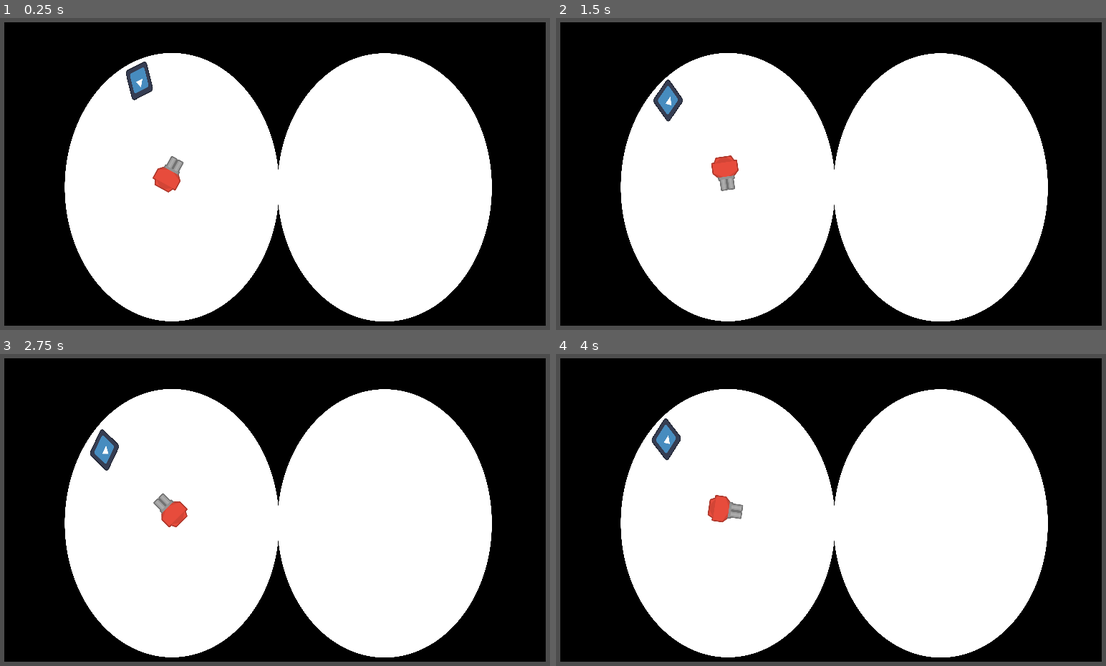
Above: before the commit, frames 1-4 (two rows, left to right).
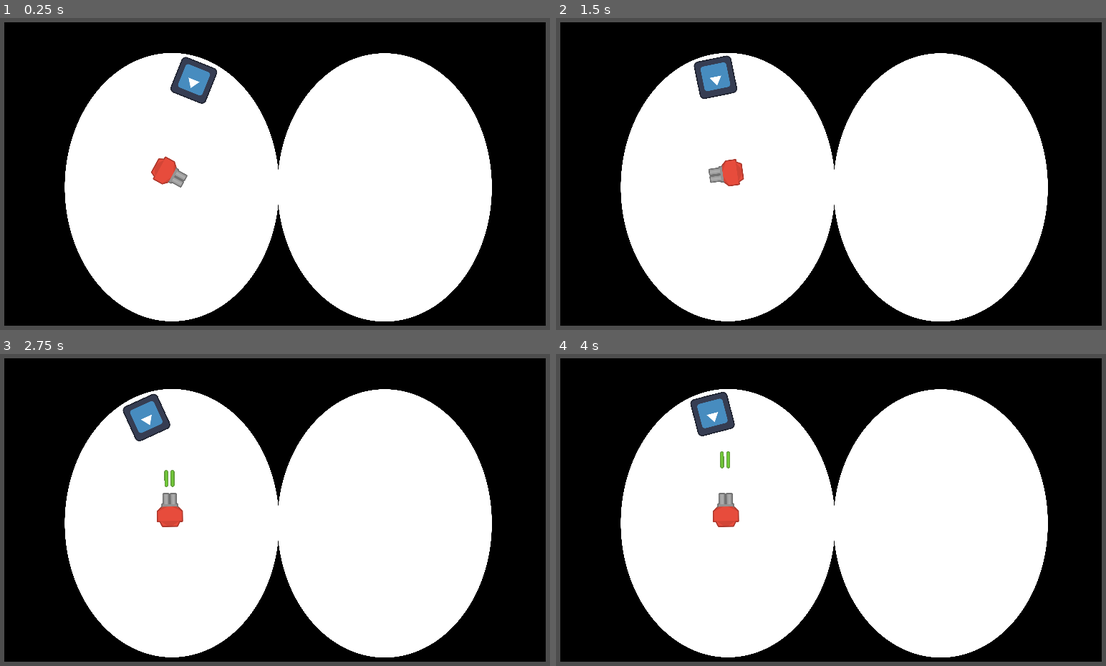
Above: after the commit, the same moments.

Repository: jynus/mermelada-jam-2023
Game: Godot game, scene res://Minijuego_esquivar/mundo.tscn
Same seed, same stepped clock (60 frames per second), same inputs: the game is played once before the commit and once after it. Before the commit the project has no main scene; this scene is started directly in both runs. The engine's default icon, where the game draws it, is replaced by a stand-in: a white triangle on a blue panel in a dark square.
Inputs (mouse positions are in pixels of both pictures, inside the frame that each line leads up to):
- Up to frame 1 (0.25 s): no input
- Up to frame 2 (1.5 s): move the mouse to (963, 161) at 0.52 s; press the mouse at (963, 161) at 0.53 s; move the mouse to (721, 195) at 1.27 s; release the mouse at (721, 195) at 1.28 s; click (721, 195) at 1.35 s
- Up to frame 3 (2.75 s): move the mouse to (335, 444) at 2.02 s; press the mouse at (335, 444) at 2.03 s
- Up to frame 4 (4 s): move the mouse to (809, 578) at 2.77 s; release the mouse at (809, 578) at 2.78 s; click (809, 578) at 2.85 s; move the mouse to (1007, 563) at 3.52 s; press the mouse at (1007, 563) at 3.53 s

The runs differ from the first frame. In frame 1, 1.6% of the frame differs, in the area x 22-40%, y 12-56%; in frame 2, 1.6%; in frame 3, 1.6%; in frame 4, 1.7%, in the area x 17-35%, y 12-56%.

Commit message:
Modificado minijuego de disparos para que dispare :-)
* Añadido proyectil
* Añadido bordes
* Lo lanza, puede impactar con jugador o con los bordes
* Se para cuando dispara
* Continúa moviéndose cuando el disparo impacta con el jugador o los bordes

Diff:
--- a/godot_project/Minijuego_esquivar/Player.tscn
+++ b/godot_project/Minijuego_esquivar/Player.tscn
@@ -5,9 +5,9 @@
 
 [sub_resource type="Curve2D" id="Curve2D_rnjl1"]
 _data = {
-"points": PackedVector2Array(178.909, -128.512, -178.909, 128.512, 390, 168, 0, 0, 0, 0, 218.443, 537.389, -185.507, -241.905, 185.507, 241.905, 353.78, 879.44, 0, 0, 0, 0, 696.406, 1066.01, -219.226, 204.107, 219.226, -204.107, 1037, 881, 192.83, 158.785, -192.83, -158.785, 1035, 168, 0, 0, 0, 0, 615.507, 88.248, 0, 0, 0, 0, 615.889, 87.6995, 0, 0, 0, 0, 390, 168)
+"points": PackedVector2Array(169.474, 0.437755, -169.474, -0.437755, 491, 159, -2, -167.47, 2, 167.47, 214, 539, -179.501, 0.708232, 179.501, -0.708232, 493, 911, 0.133209, 154.151, -0.133209, -154.151, 748, 533, 178.861, -0.0723114, -178.861, 0.0723114, 491, 159)
 }
-point_count = 9
+point_count = 5
 
 [sub_resource type="CircleShape2D" id="CircleShape2D_feqfi"]
 radius = 54.1651
@@ -17,15 +17,16 @@
 script = ExtResource("1_24iu2")
 
 [node name="Path2D" type="Path2D" parent="."]
-position = Vector2(8.48904, 4.67163)
-scale = Vector2(0.583727, 0.836132)
+position = Vector2(-577, -645)
 curve = SubResource("Curve2D_rnjl1")
 
 [node name="PathFollow2D" type="PathFollow2D" parent="Path2D"]
-position = Vector2(390, 168)
-rotation = 2.51868
+position = Vector2(491, 159)
+rotation = -3.13901
 
 [node name="Area2D" type="Area2D" parent="Path2D/PathFollow2D"]
+collision_layer = 2
+collision_mask = 4
 
 [node name="Sprite2D" type="Sprite2D" parent="Path2D/PathFollow2D/Area2D"]
 texture = ExtResource("2_cinll")
--- a/godot_project/Minijuego_esquivar/mundo.tscn
+++ b/godot_project/Minijuego_esquivar/mundo.tscn
@@ -12,7 +12,14 @@
 texture = ExtResource("1_xpwgc")
 
 [node name="Player" parent="." groups=["Player"] instance=ExtResource("2_vtcxk")]
-position = Vector2(191, 98)
+position = Vector2(685, 681)
 
 [node name="Torreta" parent="." instance=ExtResource("3_ftjh5")]
 position = Vector2(593, 522)
+
+[node name="BorderEye1" type="Area2D" parent="."]
+collision_mask = 0
+
+[node name="CollisionShape2D" type="CollisionPolygon2D" parent="BorderEye1"]
+position = Vector2(171, 84)
+polygon = PackedVector2Array(-131, -73, -131, 943, 1656, 948, 1343, 878, 1240, 923, 1061, 932, 548, 921, 272, 925, 99, 713, 65, 447, 140, 169, 331, 29, 546, 29, 760, 235, 762, 670, 703, 796, 570, 900, 979, 894, 801, 675, 799, 310, 917, 98, 1058, 21, 1289, 27, 1494, 258, 1500, 709, 1348, 870, 1683, 943, 1680, -68)
--- a/godot_project/Minijuego_esquivar/torreta.gd
+++ b/godot_project/Minijuego_esquivar/torreta.gd
@@ -1,12 +1,28 @@
 extends Node2D
 
 @export var eye_rotation_degress: float = 2
-@onready var eye = $Sprite2D
+@onready var proyectile_spawner = $ProyectileSpawner
+var laser_scene: PackedScene = preload("res://scene_objects/proyectile.tscn")
+var is_shooting = false
 
 
+func shoot():
+	"""Stop moving and spawn a projectile"""
+	print_debug("te pillé")
+	is_shooting = true
+	var laser: Area2D = laser_scene.instantiate()
+	get_parent().add_child(laser)
+	laser.global_rotation = proyectile_spawner.global_rotation
+	laser.global_position = proyectile_spawner.global_position
+	laser.connect("impacted", shoot_finished)
+
+func shoot_finished():
+	"""Continue moving"""
+	is_shooting = false
+
 func _process(delta):
-	eye.rotation += eye_rotation_degress * delta
-	$RayCast2D.rotation += eye_rotation_degress * delta
+	if not is_shooting and $RayCast2D.is_colliding():
+		shoot()
 
-	if $RayCast2D.is_colliding():
-		print("te pillé")
+	if not is_shooting:
+		rotation += eye_rotation_degress * delta
--- a/godot_project/Minijuego_esquivar/torreta.tscn
+++ b/godot_project/Minijuego_esquivar/torreta.tscn
@@ -8,9 +8,15 @@
 script = ExtResource("1_ya4we")
 
 [node name="Sprite2D" type="Sprite2D" parent="."]
+rotation = 1.5708
 texture = ExtResource("2_bi5i1")
 
 [node name="RayCast2D" type="RayCast2D" parent="."]
 modulate = Color(0, 0, 0, 1)
+rotation = 1.5708
 target_position = Vector2(0, -400)
+collision_mask = 2
 collide_with_areas = true
+
+[node name="ProyectileSpawner" type="Marker2D" parent="."]
+position = Vector2(56, 0)
--- a/godot_project/project.godot
+++ b/godot_project/project.godot
@@ -11,6 +11,7 @@
 [application]
 
 config/name="mermelada-jam-2023"
+run/main_scene="res://Minijuego_esquivar/mundo.tscn"
 config/features=PackedStringArray("4.1", "GL Compatibility")
 config/icon="res://icon.svg"
 
@@ -28,6 +29,12 @@
 ]
 }
 
+[layer_names]
+
+2d_physics/layer_1="world"
+2d_physics/layer_2="player"
+2d_physics/layer_3="enemies"
+
 [rendering]
 
 renderer/rendering_method="gl_compatibility"
--- a/godot_project/pupila.tscn
+++ /dev/null
@@ -1,32 +0,0 @@
-[gd_scene load_steps=6 format=3 uid="uid://dgtnbs7atikjt"]
-
-[ext_resource type="Script" path="res://pupila.gd" id="1_gpa58"]
-[ext_resource type="Texture2D" uid="uid://wko73mnrr8q0" path="res://assets/sprites/pupila.png" id="2_2fh0a"]
-[ext_resource type="Texture2D" uid="uid://jr7348pyamq1" path="res://assets/sprites/circular_sector.png" id="2_4q4bi"]
-[ext_resource type="PackedScene" uid="uid://dwj5pxiyuylty" path="res://scene_objects/eyelids.tscn" id="2_dofpq"]
-[ext_resource type="Texture2D" uid="uid://33bdoft5vec8" path="res://assets/sprites/cornea.png" id="3_x1c56"]
-
-[node name="Node2D" type="Node2D"]
-position = Vector2(960, 540)
-script = ExtResource("1_gpa58")
-
-[node name="Cornea" type="Sprite2D" parent="."]
-position = Vector2(6, -23)
-texture = ExtResource("3_x1c56")
-
-[node name="CircularSector" type="Sprite2D" parent="."]
-texture = ExtResource("2_4q4bi")
-offset = Vector2(182, 7)
-
-[node name="Pupila" type="Sprite2D" parent="."]
-texture = ExtResource("2_2fh0a")
-offset = Vector2(256, 10)
-
-[node name="eyelids" parent="." instance=ExtResource("2_dofpq")]
-position = Vector2(-960, -540)
-
-[node name="Timer" type="Timer" parent="."]
-wait_time = 0.5
-autostart = true
-
-[connection signal="timeout" from="Timer" to="." method="_on_timer_timeout"]
--- /dev/null
+++ b/godot_project/scene_objects/proyectile.tscn
@@ -0,0 +1,35 @@
+[gd_scene load_steps=4 format=3 uid="uid://dgefuwh2xj8no"]
+
+[ext_resource type="Texture2D" uid="uid://b011up3bfbrej" path="res://Minijuego_esquivar/laserGreen02.png" id="1_0eubi"]
+[ext_resource type="Script" path="res://scripts/proyectile.gd" id="1_ediy1"]
+
+[sub_resource type="CapsuleShape2D" id="CapsuleShape2D_nhqx2"]
+radius = 7.0
+height = 58.0
+
+[node name="Proyectile" type="Area2D"]
+collision_layer = 4
+collision_mask = 3
+script = ExtResource("1_ediy1")
+
+[node name="CollisionShape2D" type="CollisionShape2D" parent="."]
+position = Vector2(29.5, -10.5)
+rotation = 1.5708
+shape = SubResource("CapsuleShape2D_nhqx2")
+
+[node name="CollisionShape2D2" type="CollisionShape2D" parent="."]
+position = Vector2(29.5, 10.5)
+rotation = 1.5708
+shape = SubResource("CapsuleShape2D_nhqx2")
+
+[node name="LaserGreen02" type="Sprite2D" parent="."]
+position = Vector2(29.5, 10.5)
+rotation = 1.5708
+texture = ExtResource("1_0eubi")
+
+[node name="LaserGreen03" type="Sprite2D" parent="."]
+position = Vector2(29.5, -10.5)
+rotation = 1.5708
+texture = ExtResource("1_0eubi")
+
+[connection signal="area_entered" from="." to="." method="_on_area_entered"]
--- /dev/null
+++ b/godot_project/scenes/pupila.tscn
@@ -0,0 +1,32 @@
+[gd_scene load_steps=6 format=3 uid="uid://dgtnbs7atikjt"]
+
+[ext_resource type="Script" path="res://scripts/pupila.gd" id="1_djbbl"]
+[ext_resource type="Texture2D" uid="uid://33bdoft5vec8" path="res://assets/sprites/cornea.png" id="2_g0ifw"]
+[ext_resource type="Texture2D" uid="uid://jr7348pyamq1" path="res://assets/sprites/circular_sector.png" id="3_oejcq"]
+[ext_resource type="Texture2D" uid="uid://wko73mnrr8q0" path="res://assets/sprites/pupila.png" id="4_tyufw"]
+[ext_resource type="PackedScene" uid="uid://dwj5pxiyuylty" path="res://scene_objects/eyelids.tscn" id="5_jp61v"]
+
+[node name="Node2D" type="Node2D"]
+position = Vector2(960, 540)
+script = ExtResource("1_djbbl")
+
+[node name="Cornea" type="Sprite2D" parent="."]
+position = Vector2(6, -23)
+texture = ExtResource("2_g0ifw")
+
+[node name="CircularSector" type="Sprite2D" parent="."]
+texture = ExtResource("3_oejcq")
+offset = Vector2(182, 7)
+
+[node name="Pupila" type="Sprite2D" parent="."]
+texture = ExtResource("4_tyufw")
+offset = Vector2(256, 10)
+
+[node name="eyelids" parent="." instance=ExtResource("5_jp61v")]
+position = Vector2(-960, -540)
+
+[node name="Timer" type="Timer" parent="."]
+wait_time = 0.5
+autostart = true
+
+[connection signal="timeout" from="Timer" to="." method="_on_timer_timeout"]
--- /dev/null
+++ b/godot_project/scripts/proyectile.gd
@@ -0,0 +1,16 @@
+extends Area2D
+
+@export var speed : float = 50
+
+signal impacted
+
+func _ready():
+	pass # Replace with function body.
+
+func _process(delta):
+	position += speed * delta * Vector2(1, 0).rotated(rotation)
+
+
+func _on_area_entered(area):
+	impacted.emit()
+	queue_free()
Binary file added: godot_project/Minijuego_esquivar/laserGreen02.png
Not shown, added: godot_project/Minijuego_esquivar/laserGreen02.png.import
Renamed: godot_project/pupila.gd -> godot_project/scripts/pupila.gd
